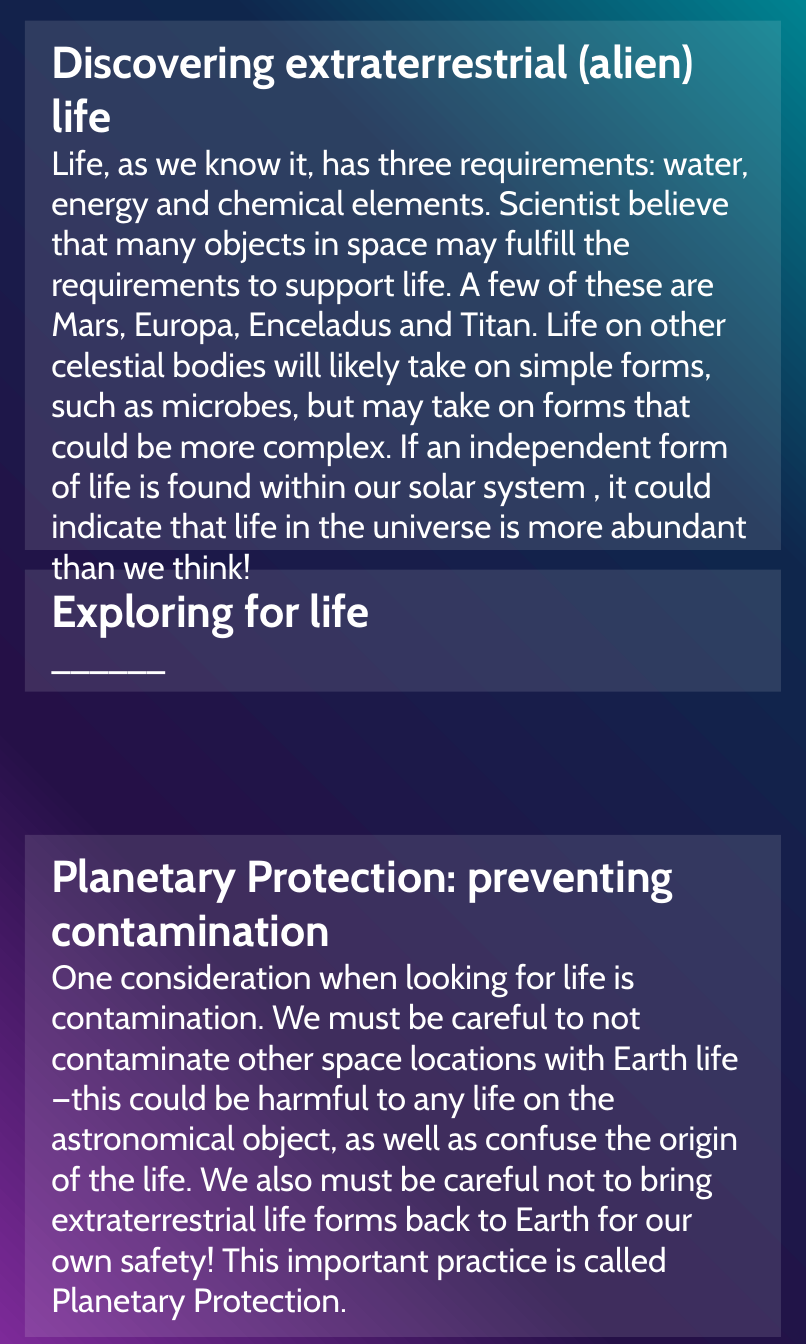
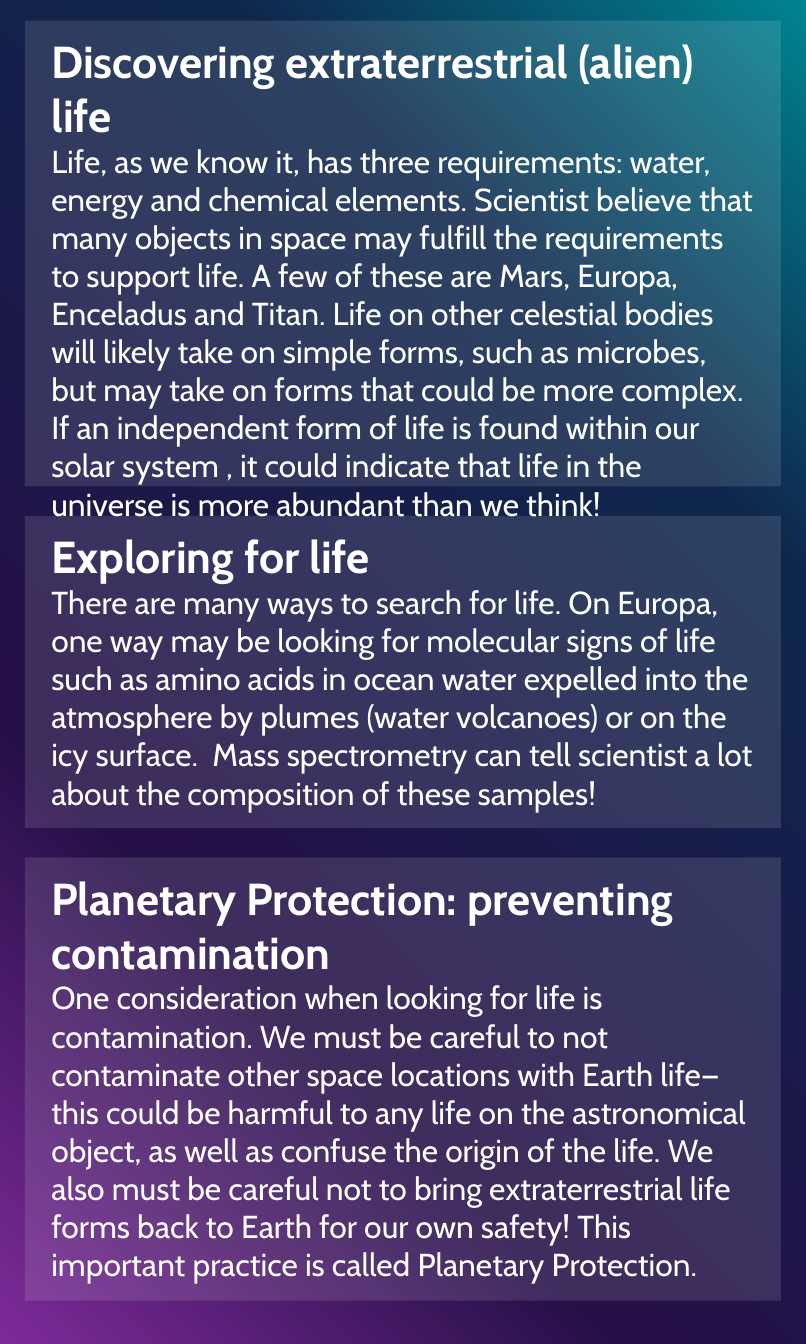
Before and after one commit to lkstanwyck/SpaceApps2021, a slide deck: slide 6 of Mission Cards.pptx. Drawn at 806x1344 pixels with LibreOffice and Linux fonts; fonts in the diff are those of the drawing. Boxes give left, top, right and bottom in pixels: in the first picture for what was removed or moved away, otherwise in the second. Text is boxed around its words. In the diff, an @@ line names an element or a change of style, - is before the commit and + after.

```diff
--- a/Mission Cards.pptx
+++ b/Mission Cards.pptx
@@ rectangle "Discovering extraterrestrial (alien) life": place and size @@
-rectangle "Discovering extraterrestrial (alien) life" at box(24, 21, 779, 551)
+rectangle "Discovering extraterrestrial (alien) life" at box(24, 21, 779, 486)
@@ text in rectangle at box(51, 149, 753, 485): size 9 to 8.5 pt @@
@@ rectangle "Exploring for life": place and size @@
-rectangle "Exploring for life" at box(24, 570, 779, 690)
+rectangle "Exploring for life" at box(24, 516, 779, 827)
@@ text in rectangle at box(51, 590, 752, 812): text changed; size 9 to 8.5 pt @@
-______
+There are many ways to search for life. On Europa, one way may be looking for molecular signs of life such as amino acids in ocean water expelled into the atmosphere by plumes (water volcanoes) or on the icy surface. Mass spectrometry can tell scientist a lot about the composition of these samples!
@@ rectangle "Planetary Protection: preventing contamination": place and size @@
-rectangle "Planetary Protection: preventing contamination" at box(24, 836, 779, 1338)
+rectangle "Planetary Protection: preventing contamination" at box(24, 857, 779, 1300)
@@ text in rectangle at box(51, 985, 745, 1284): size 9 to 8.5 pt in "One consideration when looking for life is ..." @@
```
Also in this commit, not shown: 2 other slides changed.
